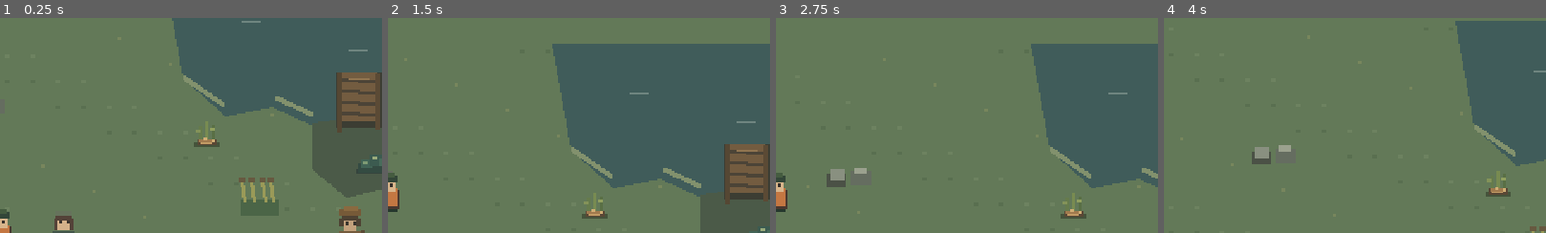
Above: before the commit, frames 1-4 (left to right).
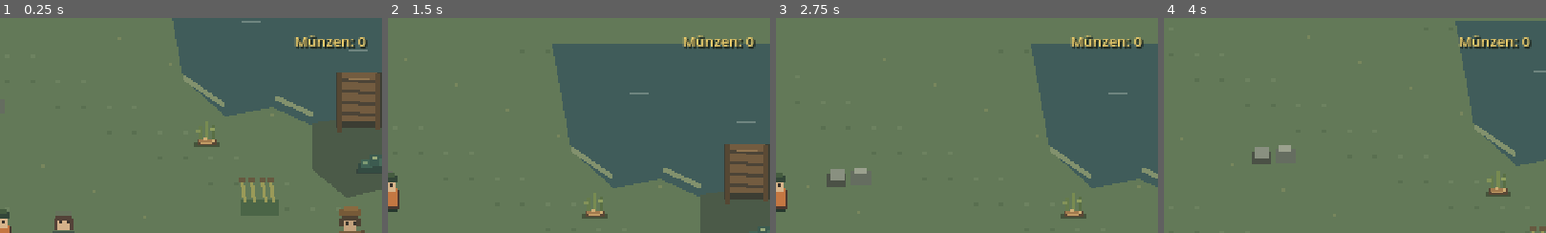
Above: after the commit, the same moments.

Repository: Fremarx/Moor-Apotheke
Game: Godot game, scene res://scenes/main.tscn
Two runs of this game, one before a commit and one after it. Both use one fixed random seed, a clock stepped at 60 frames per second and the inputs below.
Inputs:
- Up to frame 1 (0.25 s): no input
- Up to frame 2 (1.5 s): tap Enter at 0.5 s; hold E (interact) 0.53-1.28 s; hold W (move_up) from 0.53 s (still down); tap E (interact) at 1.35 s
- Up to frame 3 (2.75 s): tap Space at 2 s; release W (move_up) at 2.03 s; hold A (move_left) from 2.03 s (still down); hold E (interact) from 2.03 s (still down)
- Up to frame 4 (4 s): release E (interact) at 2.78 s; tap E (interact) at 2.85 s; release A (move_left) at 3.53 s; hold S (move_down) from 3.53 s (still down); hold E (interact) from 3.53 s (still down)
The pictures show only the part of the screen within x 50-100%, y 0-50%; the shares and areas given below are measured in that part.

The runs differ from the first frame. In frame 1, 0.8% of the frame differs, in the area x 77-97%, y 8-15%; in frame 2, 0.7%; in frame 3, 0.7%; in frame 4, 0.8%.

Commit message:
feat(economy): reward completed quests with coins

Diff:
--- a/scenes/main.tscn
+++ b/scenes/main.tscn
@@ -46,6 +46,19 @@
 script = ExtResource("7_lene_quest")
 
 [node name="HUD" type="CanvasLayer" parent="."]
+
+[node name="CoinCount" type="Label" parent="HUD"]
+offset_left = 385.0
+offset_top = 8.0
+offset_right = 470.0
+offset_bottom = 23.0
+theme_override_colors/font_color = Color(0.93, 0.8, 0.42, 1)
+theme_override_colors/font_shadow_color = Color(0.12, 0.16, 0.13, 1)
+theme_override_constants/shadow_offset_x = 1
+theme_override_constants/shadow_offset_y = 1
+theme_override_font_sizes/font_size = 9
+horizontal_alignment = 2
+text = "Münzen: 0"
 
 [node name="ControlsHint" type="Label" parent="HUD"]
 offset_left = 10.0
--- a/scripts/fenja_quest.gd
+++ b/scripts/fenja_quest.gd
@@ -5,6 +5,7 @@
 const STATE_NOT_ACCEPTED := "not_accepted"
 const STATE_ACTIVE := "active"
 const STATE_COMPLETED := "completed"
+const REWARD_COINS := 5
 
 var state: String = STATE_NOT_ACCEPTED
 var _inventory: Node
@@ -36,7 +37,8 @@
 			return "Fenja braucht noch einen Beruhigungstee."
 
 		_set_state(STATE_COMPLETED)
-		return "Danke für den Beruhigungstee. Fenjas Bitte ist erfüllt."
+		_inventory.call("add_item", "coins", REWARD_COINS)
+		return "Danke für den Beruhigungstee. Fenjas Bitte ist erfüllt. Du erhältst %d Münzen." % REWARD_COINS
 
 	return "Fenja dankt dir noch einmal."
 
--- a/scripts/lene_quest.gd
+++ b/scripts/lene_quest.gd
@@ -5,6 +5,7 @@
 const STATE_NOT_ACCEPTED := "not_accepted"
 const STATE_ACTIVE := "active"
 const STATE_COMPLETED := "completed"
+const REWARD_COINS := 15
 
 var state: String = STATE_NOT_ACCEPTED
 var _inventory: Node
@@ -48,7 +49,8 @@
 			return "Lene braucht noch einen Nachttrank."
 
 		_set_state(STATE_COMPLETED)
-		return "Danke für den Nachttrank. Lenes Bitte ist erfüllt."
+		_inventory.call("add_item", "coins", REWARD_COINS)
+		return "Danke für den Nachttrank. Lenes Bitte ist erfüllt. Du erhältst %d Münzen." % REWARD_COINS
 
 	return "Lene dankt dir noch einmal."
 
--- a/scripts/main.gd
+++ b/scripts/main.gd
@@ -20,6 +20,7 @@
 @onready var _night_moss_count: Label = $HUD/NightMossCount
 @onready var _dried_night_moss_count: Label = $HUD/DriedNightMossCount
 @onready var _night_potion_count: Label = $HUD/NightPotionCount
+@onready var _coin_count: Label = $HUD/CoinCount
 @onready var _quest_status: Label = $HUD/QuestStatus
 @onready var _interaction_prompt: Label = $HUD/InteractionPrompt
 @onready var _interaction_feedback: Label = $HUD/InteractionFeedback
@@ -170,7 +171,9 @@
 
 
 func _on_item_count_changed(item_id: String, amount: int) -> void:
-	if item_id == "sump_mint":
+	if item_id == "coins":
+		_coin_count.text = "Münzen: %d" % amount
+	elif item_id == "sump_mint":
 		_inventory_count.text = "Sumpfminze: %d" % amount
 	elif item_id == "reed_root":
 		_reed_root_count.text = "Schilfwurzel: %d" % amount
--- a/scripts/marten_quest.gd
+++ b/scripts/marten_quest.gd
@@ -5,6 +5,7 @@
 const STATE_NOT_ACCEPTED := "not_accepted"
 const STATE_ACTIVE := "active"
 const STATE_COMPLETED := "completed"
+const REWARD_COINS := 10
 
 var state: String = STATE_NOT_ACCEPTED
 var _inventory: Node
@@ -48,7 +49,8 @@
 			return "Marten braucht noch einen stärkenden Aufguss."
 
 		_set_state(STATE_COMPLETED)
-		return "Danke für den stärkenden Aufguss. Martens Bitte ist erfüllt."
+		_inventory.call("add_item", "coins", REWARD_COINS)
+		return "Danke für den stärkenden Aufguss. Martens Bitte ist erfüllt. Du erhältst %d Münzen." % REWARD_COINS
 
 	return "Marten dankt dir noch einmal."
 
--- /dev/null
+++ b/tests/econ_001_quest_rewards_test.gd
@@ -0,0 +1,103 @@
+extends SceneTree
+
+const MAIN_SCENE: PackedScene = preload("res://scenes/main.tscn")
+
+var _failures: Array[String] = []
+
+
+func _initialize() -> void:
+	call_deferred("_run")
+
+
+func _run() -> void:
+	var main := MAIN_SCENE.instantiate()
+	root.add_child(main)
+	await physics_frame
+	await physics_frame
+
+	var inventory := main.get_node_or_null("Inventory")
+	var fenja := main.get_node_or_null("World/TestMap/Fenja")
+	var marten := main.get_node_or_null("World/TestMap/Marten")
+	var lene := main.get_node_or_null("World/TestMap/Lene")
+	var fenja_quest := main.get_node_or_null("Quest/FenjaQuest")
+	var marten_quest := main.get_node_or_null("Quest/MartenQuest")
+	var lene_quest := main.get_node_or_null("Quest/LeneQuest")
+	var coin_count := main.get_node_or_null("HUD/CoinCount") as Label
+
+	_check(inventory != null, "the inventory exists")
+	_check(fenja != null, "Fenja exists")
+	_check(marten != null, "Marten exists")
+	_check(lene != null, "Lene exists")
+	_check(fenja_quest != null, "Fenja's quest exists")
+	_check(marten_quest != null, "Marten's quest exists")
+	_check(lene_quest != null, "Lene's quest exists")
+	_check(coin_count != null, "the coin counter exists")
+	if inventory == null or fenja == null or marten == null or lene == null or fenja_quest == null or marten_quest == null or lene_quest == null or coin_count == null:
+		main.queue_free()
+		_finish()
+		return
+
+	_check(int(inventory.call("get_count", "coins")) == 0, "the wallet starts empty")
+	_check(coin_count.text == "Münzen: 0", "the HUD shows the empty wallet")
+
+	_check(bool(fenja_quest.call("accept")), "Fenja's request can be accepted")
+	var missing_tea_feedback: String = fenja.call("interact")
+	_check(str(fenja_quest.get("state")) == "active", "Fenja's request stays active without tea")
+	_check(not missing_tea_feedback.contains("Münzen"), "a failed hand-in gives no reward")
+	_check(int(inventory.call("get_count", "coins")) == 0, "a failed hand-in leaves the wallet unchanged")
+
+	inventory.call("add_item", "calming_tea", 1)
+	var fenja_feedback: String = fenja.call("interact")
+	_check(str(fenja_quest.get("state")) == "completed", "Fenja's tea completes her request")
+	_check(fenja_feedback.contains("5 Münzen"), "Fenja tells the player about her five-coin reward")
+	_check(int(inventory.call("get_count", "coins")) == 5, "Fenja awards five coins")
+	_check(coin_count.text == "Münzen: 5", "the coin HUD updates after Fenja's reward")
+	fenja.call("interact")
+	_check(int(inventory.call("get_count", "coins")) == 5, "speaking to Fenja again does not award coins twice")
+
+	_check(bool(marten_quest.call("accept")), "Marten's request unlocks after Fenja's completion")
+	var missing_infusion_feedback: String = marten.call("interact")
+	_check(str(marten_quest.get("state")) == "active", "Marten's request stays active without an infusion")
+	_check(not missing_infusion_feedback.contains("Münzen"), "a failed Marten hand-in gives no reward")
+	_check(int(inventory.call("get_count", "coins")) == 5, "a failed Marten hand-in leaves the wallet unchanged")
+	inventory.call("add_item", "strengthening_infusion", 1)
+	var marten_feedback: String = marten.call("interact")
+	_check(str(marten_quest.get("state")) == "completed", "the infusion completes Marten's request")
+	_check(marten_feedback.contains("10 Münzen"), "Marten tells the player about his ten-coin reward")
+	_check(int(inventory.call("get_count", "coins")) == 15, "Marten's reward raises the wallet to fifteen coins")
+	_check(coin_count.text == "Münzen: 15", "the coin HUD updates after Marten's reward")
+	marten.call("interact")
+	_check(int(inventory.call("get_count", "coins")) == 15, "speaking to Marten again does not award coins twice")
+
+	_check(bool(lene_quest.call("accept")), "Lene's request unlocks after Marten's completion")
+	var missing_potion_feedback: String = lene.call("interact")
+	_check(str(lene_quest.get("state")) == "active", "Lene's request stays active without a potion")
+	_check(not missing_potion_feedback.contains("Münzen"), "a failed Lene hand-in gives no reward")
+	_check(int(inventory.call("get_count", "coins")) == 15, "a failed Lene hand-in leaves the wallet unchanged")
+	inventory.call("add_item", "night_potion", 1)
+	var lene_feedback: String = lene.call("interact")
+	_check(str(lene_quest.get("state")) == "completed", "the potion completes Lene's request")
+	_check(lene_feedback.contains("15 Münzen"), "Lene tells the player about her fifteen-coin reward")
+	_check(int(inventory.call("get_count", "coins")) == 30, "Lene's reward raises the wallet to thirty coins")
+	_check(coin_count.text == "Münzen: 30", "the coin HUD updates after Lene's reward")
+	lene.call("interact")
+	_check(int(inventory.call("get_count", "coins")) == 30, "speaking to Lene again does not award coins twice")
+
+	main.queue_free()
+	_finish()
+
+
+func _check(condition: bool, description: String) -> void:
+	if not condition:
+		_failures.append(description)
+
+
+func _finish() -> void:
+	if _failures.is_empty():
+		print("ECON-001 quest reward checks passed.")
+		quit(0)
+		return
+
+	for failure in _failures:
+		push_error("ECON-001 check failed: " + failure)
+	quit(1)
Not shown, added: tests/econ_001_quest_rewards_test.gd.uid
Not shown, changed: GAME_PLAN.md
Not shown, changed: PROJECT_PLAN.md
Not shown, changed: docs/AI_CONTEXT.md
Not shown, changed: docs/ARCHITECTURE.md
Not shown, changed: docs/KNOWLEDGE_BASE.md
Not shown, changed: docs/TESTING.md
